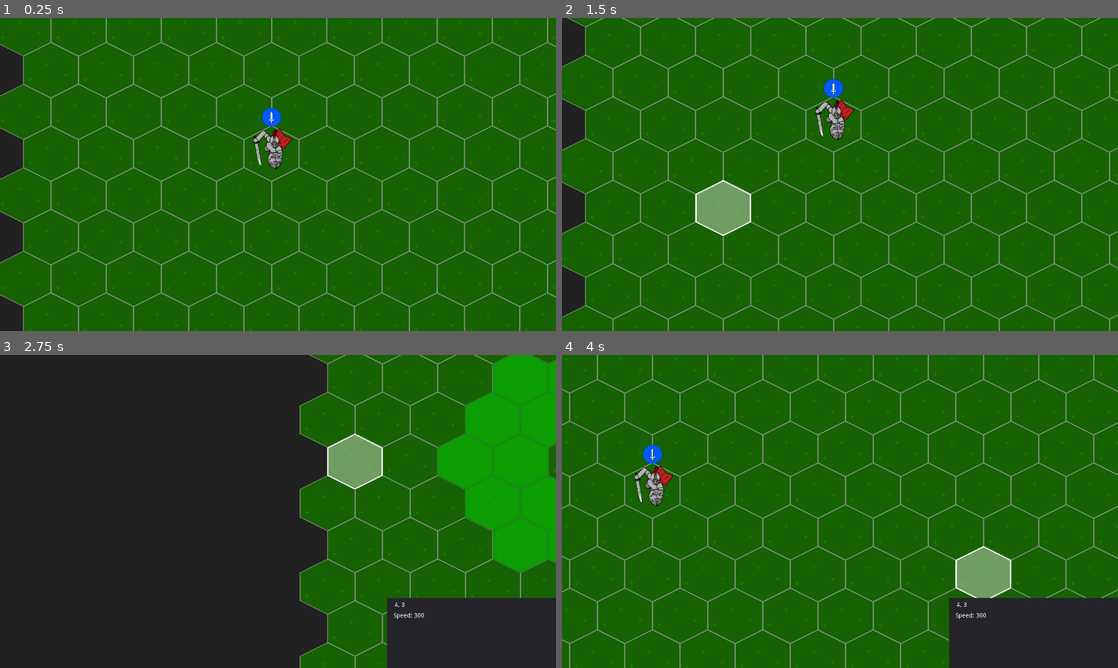
Above: before the commit, frames 1-4 (two rows, left to right).
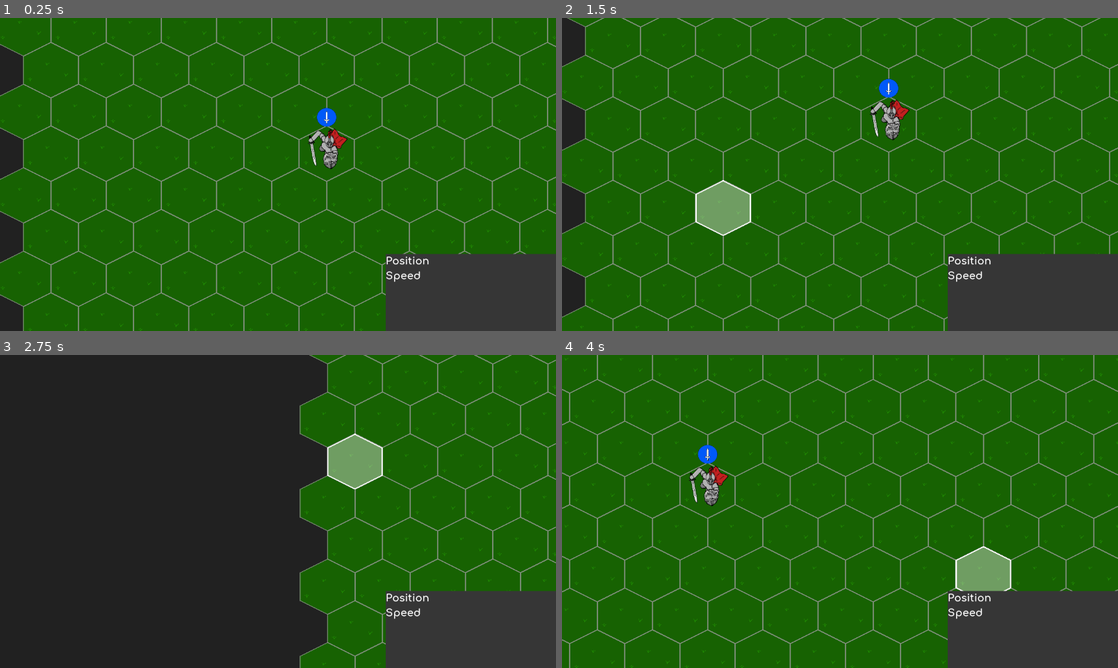
Above: after the commit, the same moments.

Repository: IndecisionGames/Fallen-Realm
Game: Godot game, scene res://Game.tscn
Same seed, same stepped clock (60 frames per second), same inputs: the game is played once before the commit and once after it.
Inputs (mouse positions are in pixels of both pictures, inside the frame that each line leads up to):
- Up to frame 1 (0.25 s): no input
- Up to frame 2 (1.5 s): tap Enter at 0.5 s; move the mouse to (962, 158) at 0.52 s; hold Space (camera_center) 0.53-1.28 s; click (962, 158) at 0.67 s; move the mouse to (728, 190) at 1.27 s; tap Down (camera_down) at 1.35 s; click (728, 190) at 1.42 s
- Up to frame 3 (2.75 s): tap Enter at 2 s; move the mouse to (333, 442) at 2.02 s; hold Left (camera_left) from 2.03 s (still down); click (333, 442) at 2.17 s
- Up to frame 4 (4 s): move the mouse to (812, 574) at 2.77 s; release Left (camera_left) at 2.78 s; tap Middle mouse button (camera_move) at 2.85 s; click (812, 574) at 2.92 s; tap Space (camera_center) at 3.5 s; move the mouse to (1006, 558) at 3.52 s; hold Right (camera_right) from 3.53 s (still down); click (1006, 558) at 3.67 s

The runs differ from the first frame. In frame 1, 8.8% of the frame differs, in the area x 45-100%, y 28-100%; in frame 2, 8.8%; in frame 3, 11%, in the area x 69-100%, y 0-100%; in frame 4, 2.2%.

Commit message:
GUI Improvements

Diff:
--- a/Game.tscn
+++ b/Game.tscn
@@ -6,7 +6,15 @@
 [ext_resource path="res://scripts/map/Grid.gd" type="Script" id=4]
 [ext_resource path="res://characters/character.tscn" type="PackedScene" id=5]
 [ext_resource path="res://map/terrain_tileset.tres" type="TileSet" id=6]
-[ext_resource path="res://CharacterPanel.gd" type="Script" id=7]
+[ext_resource path="res://scripts/character_panel.gd" type="Script" id=7]
+
+[sub_resource type="DynamicFontData" id=1]
+font_path = "res://assets/font/Comfortaa-Bold.ttf"
+
+[sub_resource type="DynamicFont" id=2]
+size = 24
+extra_spacing_top = 2
+font_data = SubResource( 1 )
 
 [node name="Game" type="Node2D"]
 
@@ -157,40 +165,47 @@
 "_edit_use_anchors_": false
 }
 
-[node name="CharacterPanel" type="Panel" parent="CanvasLayer/UI"]
-margin_left = 282.877
-margin_top = 219.083
-margin_right = 682.877
-margin_bottom = 419.083
+[node name="CharacterPanel" type="MarginContainer" parent="CanvasLayer"]
+anchor_left = 1.0
+anchor_top = 1.0
+anchor_right = 1.0
+anchor_bottom = 1.0
+margin_left = -392.0
+margin_top = -177.0
 script = ExtResource( 7 )
 __meta__ = {
 "_edit_use_anchors_": false
 }
 
-[node name="Position" type="RichTextLabel" parent="CanvasLayer/UI/CharacterPanel"]
-margin_left = 17.0
-margin_top = 9.0
-margin_right = 177.0
-margin_bottom = 41.0
-text = "PLACEHOLDER"
-__meta__ = {
-"_edit_use_anchors_": false
-}
-
-[node name="Speed" type="RichTextLabel" parent="CanvasLayer/UI/CharacterPanel"]
-margin_left = 14.8948
-margin_top = 34.2631
-margin_right = 174.895
-margin_bottom = 66.2631
-text = "PLACEHOLDER"
-__meta__ = {
-"_edit_use_anchors_": false
-}
+[node name="ColorRect" type="ColorRect" parent="CanvasLayer/CharacterPanel"]
+margin_right = 392.0
+margin_bottom = 177.0
+color = Color( 0.215686, 0.215686, 0.215686, 1 )
+
+[node name="Rows" type="VBoxContainer" parent="CanvasLayer/CharacterPanel"]
+margin_right = 392.0
+margin_bottom = 177.0
+__meta__ = {
+"_edit_use_anchors_": false
+}
+
+[node name="Position" type="Label" parent="CanvasLayer/CharacterPanel/Rows"]
+margin_right = 392.0
+margin_bottom = 30.0
+custom_fonts/font = SubResource( 2 )
+text = "Position"
+
+[node name="Speed" type="Label" parent="CanvasLayer/CharacterPanel/Rows"]
+margin_top = 34.0
+margin_right = 392.0
+margin_bottom = 64.0
+custom_fonts/font = SubResource( 2 )
+text = "Speed"
 
 [node name="Characters" type="Node" parent="."]
 
 [node name="Character" parent="Characters" instance=ExtResource( 5 )]
-position = Vector2( 630, 340 )
+position = Vector2( 765.789, 337.895 )
 z_index = 2
 [connection signal="mouse_entered" from="CanvasLayer/UI/MouseBorder/Left" to="Camera2D" method="_on_Left_mouse_entered"]
 [connection signal="mouse_exited" from="CanvasLayer/UI/MouseBorder/Left" to="Camera2D" method="_on_Left_mouse_exited"]
@@ -208,5 +223,5 @@
 [connection signal="mouse_exited" from="CanvasLayer/UI/MouseBorder/UpRight" to="Camera2D" method="_on_UpRight_mouse_exited"]
 [connection signal="mouse_entered" from="CanvasLayer/UI/MouseBorder/DownRight" to="Camera2D" method="_on_DownRight_mouse_entered"]
 [connection signal="mouse_exited" from="CanvasLayer/UI/MouseBorder/DownRight" to="Camera2D" method="_on_DownRight_mouse_exited"]
-[connection signal="on_deselect" from="Characters/Character" to="CanvasLayer/UI/CharacterPanel" method="_on_Character_on_deselect"]
-[connection signal="on_select" from="Characters/Character" to="CanvasLayer/UI/CharacterPanel" method="_on_Character_on_select"]
+[connection signal="on_deselect" from="Characters/Character" to="CanvasLayer/CharacterPanel" method="_on_Character_on_deselect"]
+[connection signal="on_select" from="Characters/Character" to="CanvasLayer/CharacterPanel" method="_on_Character_on_select"]
--- a/project.godot
+++ b/project.godot
@@ -8,9 +8,14 @@
 
 config_version=4
 
-_global_script_classes=[  ]
+_global_script_classes=[ {
+"base": "Node2D",
+"class": "CharacterBase",
+"language": "GDScript",
+"path": "res://scripts/characters/character_base.gd"
+} ]
 _global_script_class_icons={
-
+"CharacterBase": ""
 }
 
 [application]
--- a/CharacterPanel.gd
+++ b/scripts/character_panel.gd
@@ -1,16 +1,11 @@
-extends Panel
+extends MarginContainer
 
-onready var position_text = get_node("Position")
-onready var speed_text = get_node("Speed")
+onready var position_text = get_node("Rows/Position")
+onready var speed_text = get_node("Rows/Speed")
 
 # Called when the node enters the scene tree for the first time.
 func _ready():
-	visible = false
-
-# Called every frame. 'delta' is the elapsed time since the previous frame.
-#func _process(delta):
-#	pass
-
+	visible = true
 
 func update_panel(pos, speed):
 	position_text.text = String(pos.x) + ", " + String(pos.y)
--- a/scripts/characters/character.gd
+++ b/scripts/characters/character.gd
@@ -23,7 +23,7 @@
 
 onready var Grid = get_node("/root/Game/Map/Grid")
 onready var character_sprite = get_node("CharacterSprite")
-onready var character_panel = get_node("/root/Game/CanvasLayer/UI/CharacterPanel")
+onready var character_panel = get_node("/root/Game/CanvasLayer/CharacterPanel")
 
 func _ready():
 	add_to_group("characters")
Not shown: 1 places in Game.tscn that only renumber resources
Binary file added: assets/font/Comfortaa-Bold.ttf
